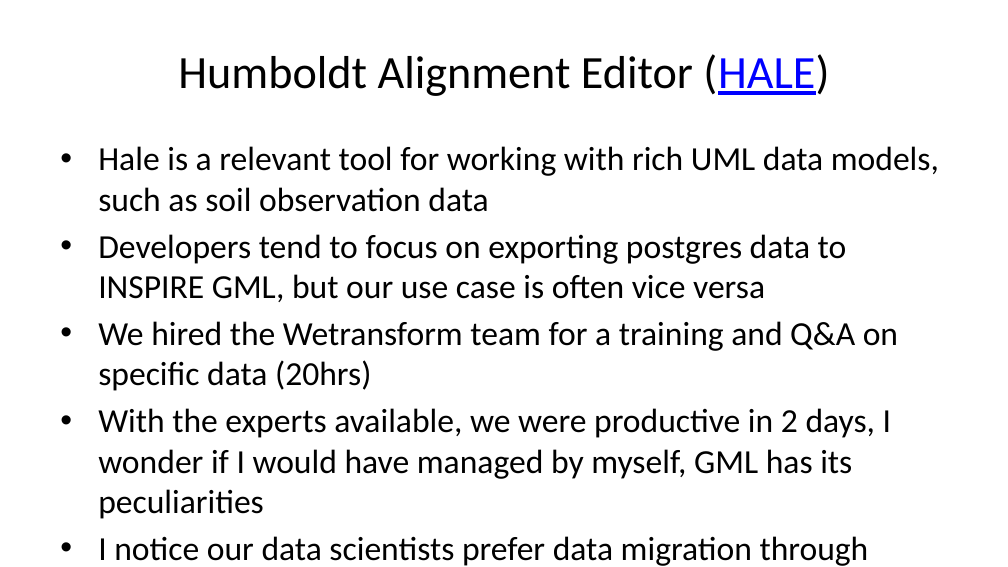
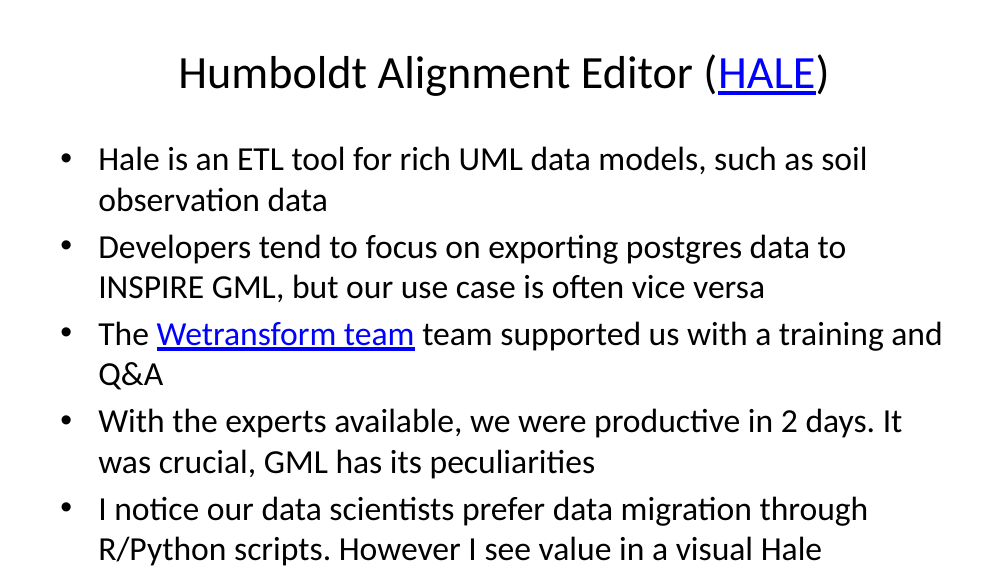
Before and after one commit to pvgenuchten/slides, a slide deck: slide 15 of slides/20250703-foss4gnl-opensource-at-isric.pptx. Drawn at 1008x567 pixels with LibreOffice and Linux fonts; fonts in the diff are those of the drawing. Boxes give left, top, right and bottom in pixels: in the first picture for what was removed or moved away, otherwise in the second. Text is boxed around its words. In the diff, an @@ line names an element or a change of style, - is before the commit and + after.

```diff
--- a/slides/20250703-foss4gnl-opensource-at-isric.pptx
+++ b/slides/20250703-foss4gnl-opensource-at-isric.pptx
@@ text at [98, 146, 867, 212]: text changed @@
-• Hale is a relevant tool for working with rich UML data models, such as soil observation data
+• Hale is an ETL tool for rich UML data models, such as soil observation data
@@ text at [98, 321, 942, 479]: text changed @@
-• We hired the Wetransform team for a training and Q&A on specific data (20hrs)
-• With the experts available, we were productive in 2 days, I wonder if I would have managed by myself, GML has its peculiarities
+• The Wetransform team team supported us with a training and Q&A
+• With the experts available, we were productive in 2 days. It was crucial, GML has its peculiarities
```
Also in this commit, not shown: 10 other slides changed, 1 slide added, 2 slides removed, 8 other files.
